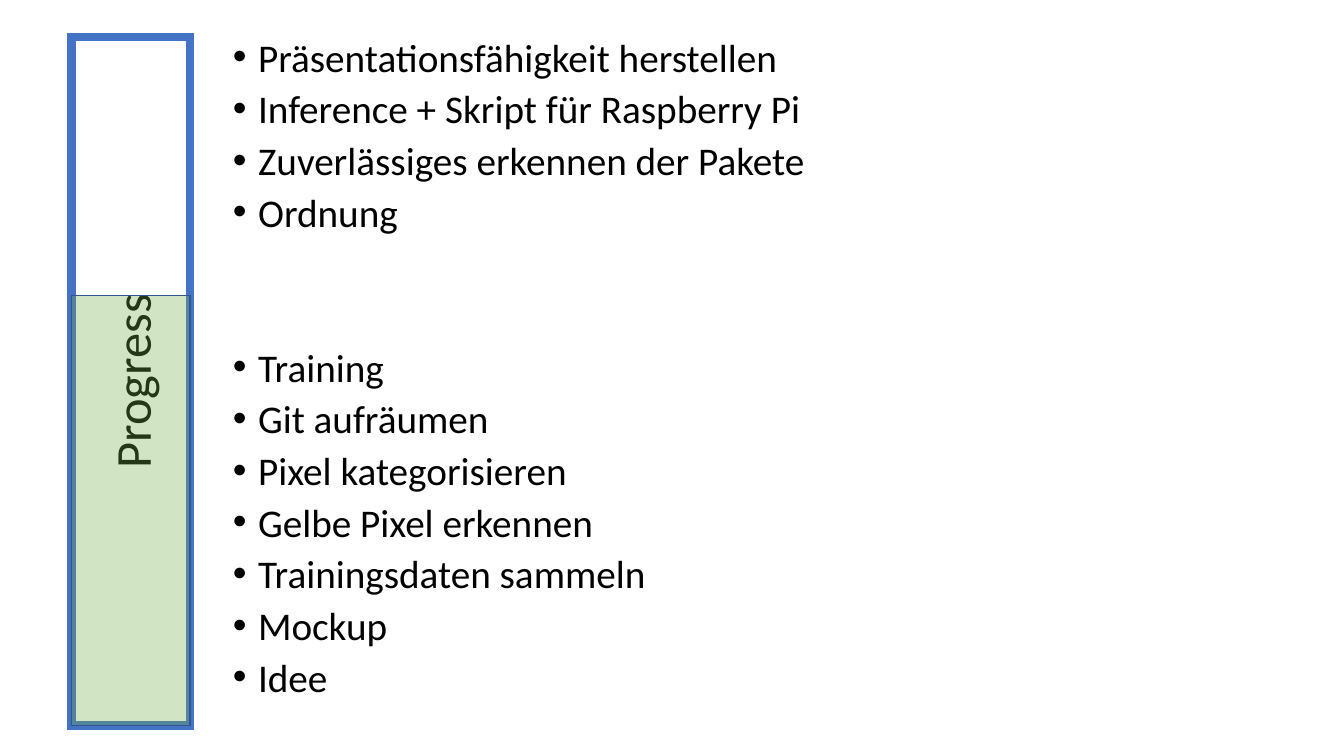
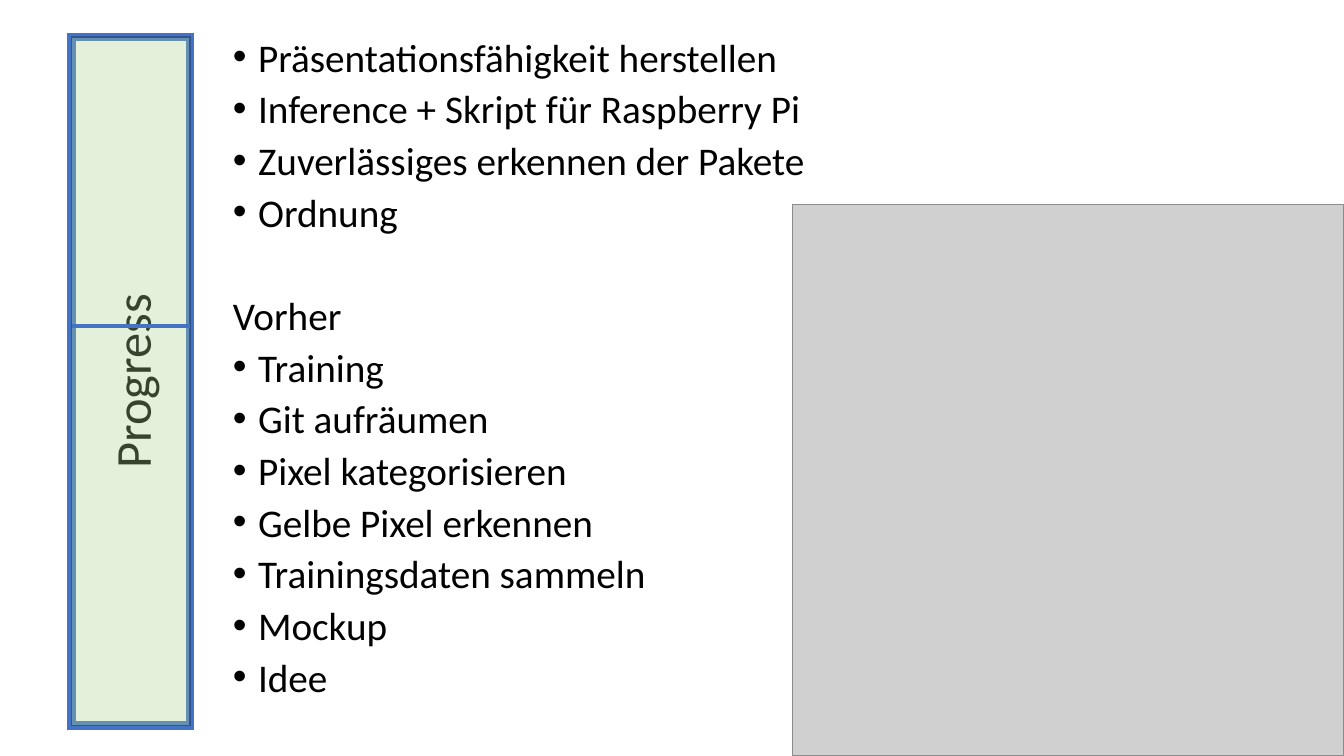
Before and after one commit to linuxfanatiker/hugepackage, a slide deck: slide 9 of praesentationen/Woche1_Ergebnisse.pptx (slide 10 before the commit). Drawn at 1344x756 pixels with LibreOffice and Linux fonts; fonts in the diff are those of the drawing; grey boxes stand for pictures. Boxes give left, top, right and bottom in pixels: in the first picture for what was removed or moved away, otherwise in the second. Text is boxed around its words. In the diff, an @@ line names an element or a change of style, - is before the commit and + after.

```diff
--- a/praesentationen/Woche1_Ergebnisse.pptx
+++ b/praesentationen/Woche1_Ergebnisse.pptx
@@ rectangle: place and size @@
-rectangle at <box>72,295,191,726</box>
+rectangle at <box>72,37,191,726</box>
@@ rectangle at <box>72,37,191,726</box>: fill #70AD47 at 32% opacity to #A9D18E at 32% opacity @@
@@ picture added at <box>792,205,1344,756</box> @@
@@ line added from (72, 326) to (191, 326), #4472C4 3 pt @@
@@ text at <box>233,302,341,331</box>: paragraph added @@
+Vorher
```
Also in this commit, not shown: 5 other slides changed, 1 slide removed, 3 other files.
